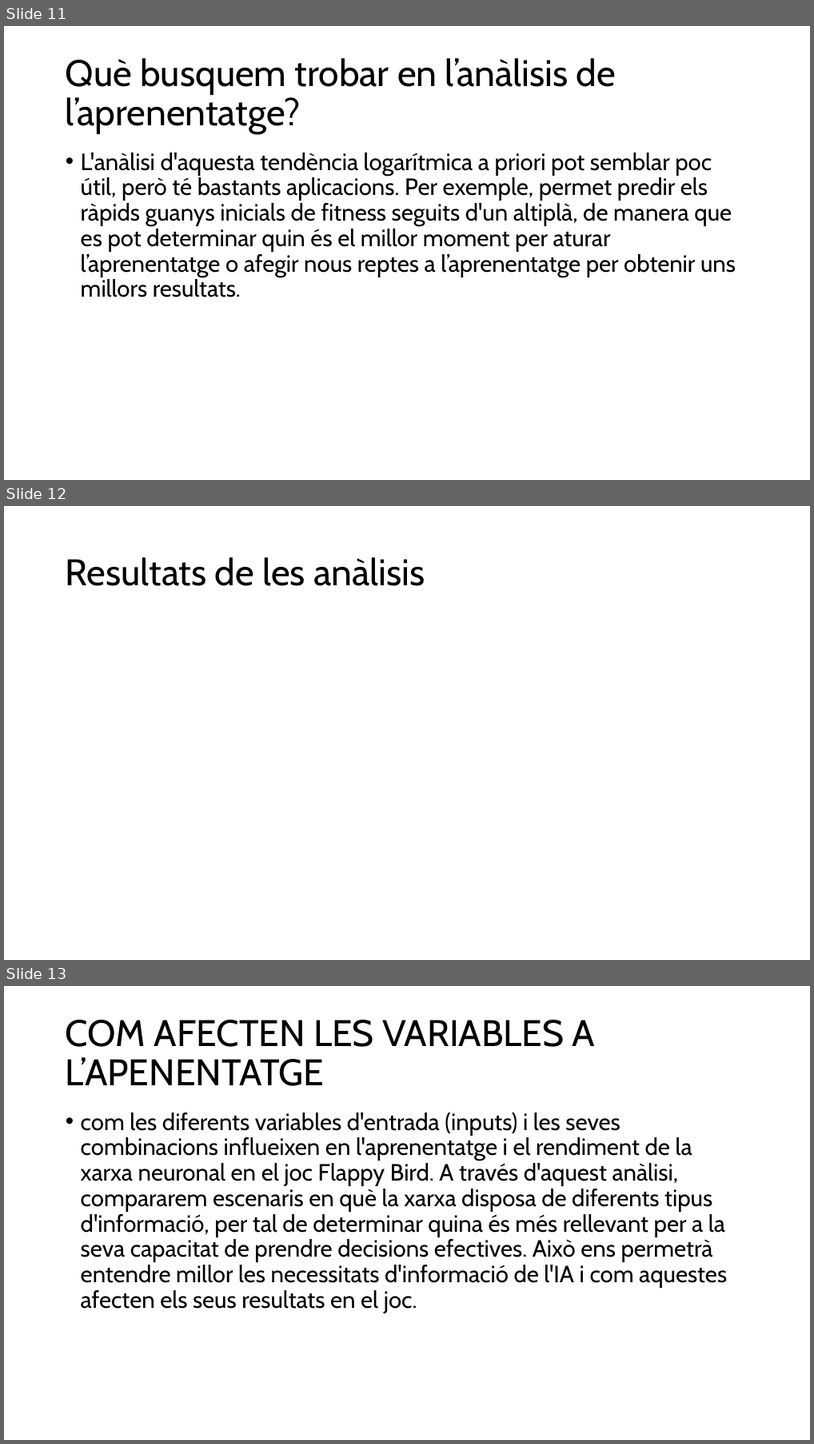
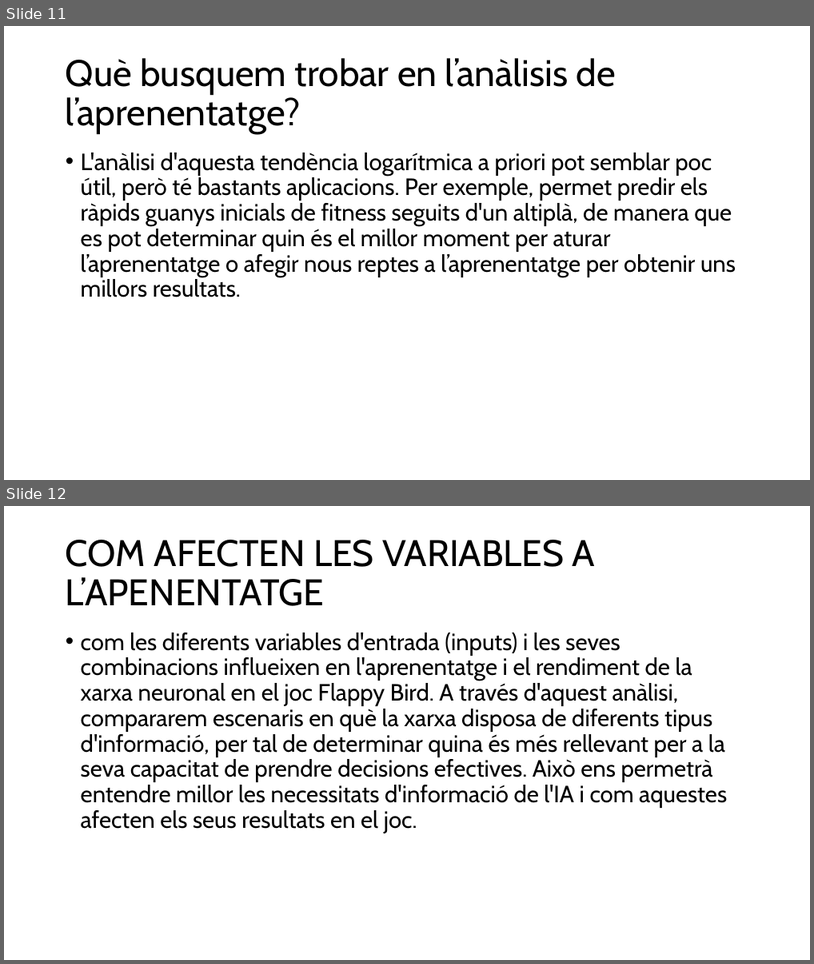
Before and after one commit to FerrerJan/Treball-de-Recerca-IA, a slide deck: TR_ESCRIT/SUPERANT-L'HUMÀ.pptx. Shown one above the other, each under a label of ours: slides 11, 12 and 13 before the commit, slides 11 and 12 after it. The pictures are 814x1444 and 814x964 pixels, drawn with LibreOffice and Linux fonts; fonts in the diff are those of the drawing. Boxes give left, top, right and bottom in pixels: in the first picture for what was removed or moved away, otherwise in the second. Text is boxed around its words. In the diff, an @@ line names an element or a change of style, - is before the commit and + after.

```diff
--- a/TR_ESCRIT/SUPERANT-L'HUMÀ.pptx
+++ b/TR_ESCRIT/SUPERANT-L'HUMÀ.pptx
@@ slide 12 removed at (x1=4, y1=506, x2=810, y2=960), background #FFFFFF @@
@@ title removed at (x1=66, y1=557, x2=425, y2=586) @@
-Resultats de les anàlisis
@@ what was slide 13 is now slide 12 @@
```
Also in this commit, not shown: 1 slide changed.
